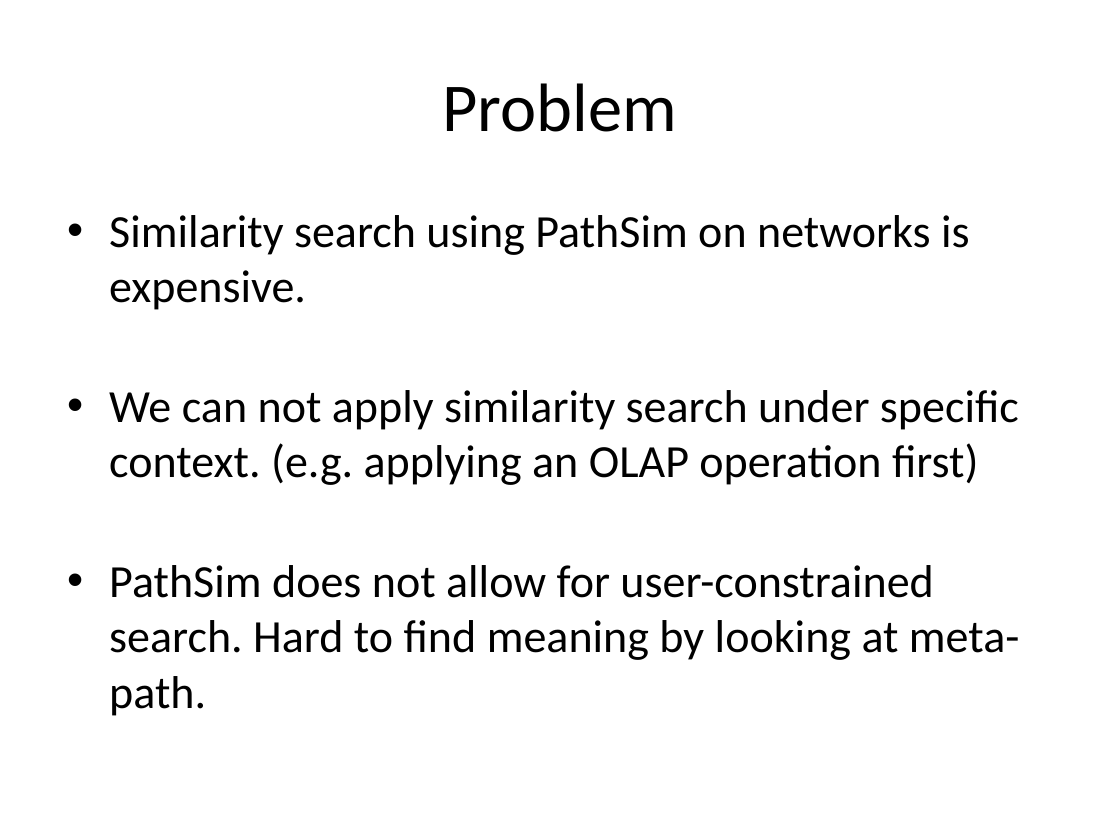
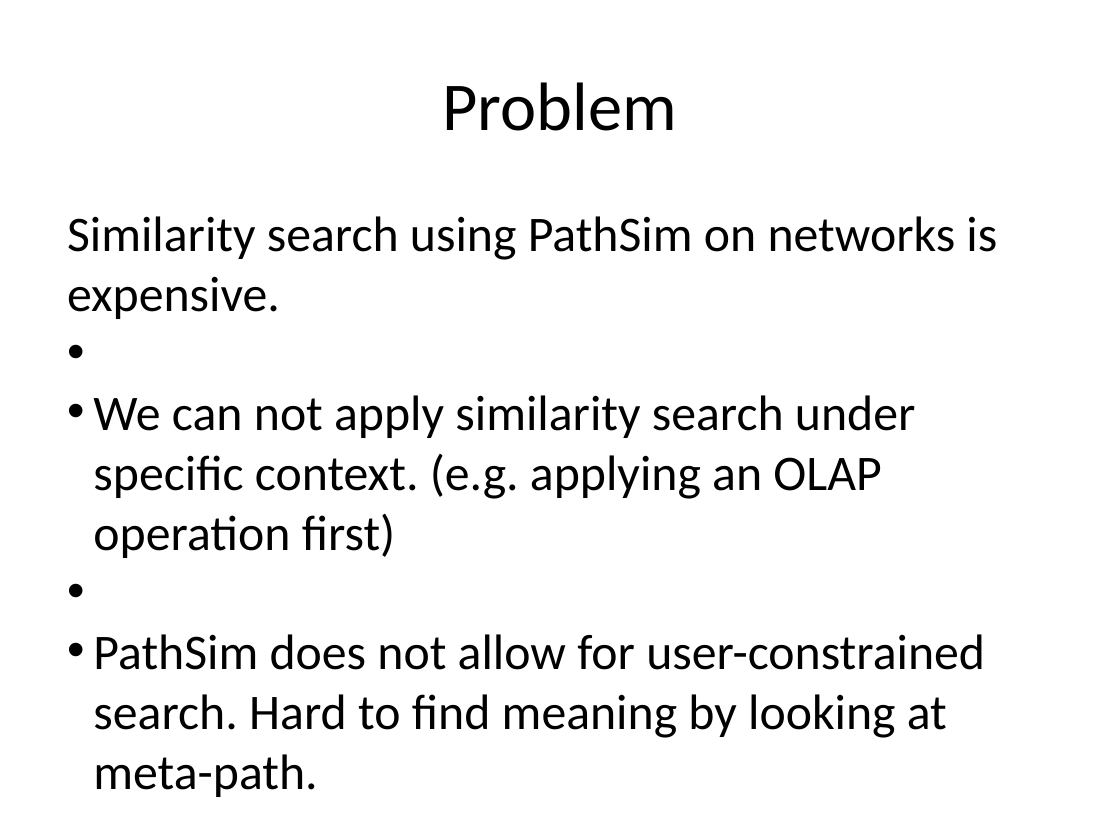
Before and after one commit to hilfialkaff/newsnet, a slide deck: slide 3 of paper/presentation.pptx. Drawn at 1120x840 pixels with LibreOffice and Linux fonts; fonts in the diff are those of the drawing. Boxes give left, top, right and bottom in pixels: in the first picture for what was removed or moved away, otherwise in the second. Text is boxed around its words. In the diff, an @@ line names an element or a change of style, - is before the commit and + after.

```diff
--- a/paper/presentation.pptx
+++ b/paper/presentation.pptx
@@ text "Similarity search using PathSim on ..." at [67, 216, 997, 738]: size 29.6 to 32 pt; indent changed; less space between paragraphs @@
```
Also in this commit, not shown: 7 other slides changed, 4 slides added, 3 slides removed.
